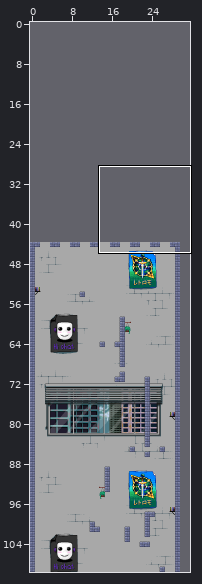
Tiled map (JSON) -- src/tiled/tilemaps/part2.json. Above, an overview of the earlier version with the close-up marked.
Close-up. Earlier state:
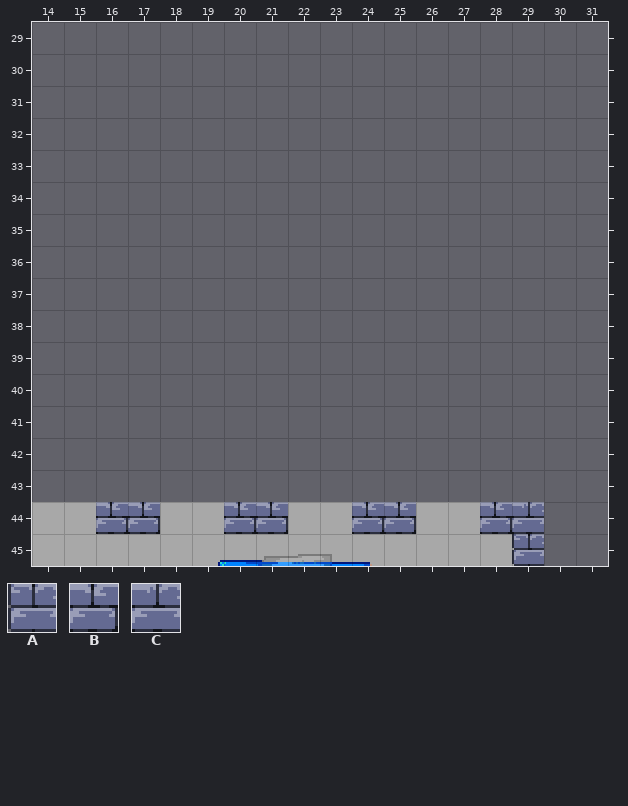
Cells are 16x16 px. Shown: x 14..31, y 29..45. The commit also changed other parts of the map, which this record leaves out. The old version is drawn lined up with the new one.
Key: from "street": A 384, B 952, C 989.
_ is an empty cell.
Layers that did not change in this view are not listed.
Layer "below/foreground" before, first column x 14:
29 __________________
30 __________________
31 __________________
32 __________________
33 __________________
34 __________________
35 __________________
36 __________________
37 __________________
38 __________________
39 __________________
40 __________________
41 __________________
42 __________________
43 __________________
44 __BB__BB__BB__BC__
45 _______________A__
Once edited:
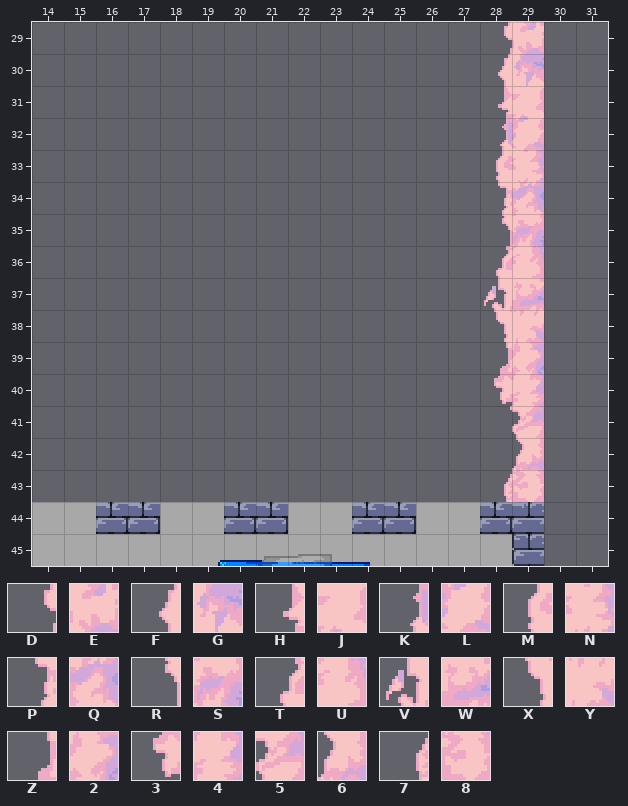
Further tiles: from "clouds": D 270, E 271, F 304, G 305, H 338, J 339, K 372, L 373, M 406, N 407, P 440, Q 441, R 474, S 475, T 508, U 509, V 542, W 543, X 576, Y 577, Z 610, 2 611, 3 644, 4 645, 5 679, 6 713, 7 746, 8 747.
Tiles of an added or newly shown layer are drawn over the layers below it.
The edit:
Changed rows in their new state; . is an unchanged cell.
everything moved by +0,+44 cells (the old picture is shown already moved)
Layer "below/foreground":
first column x 29:
29 E
30 G
31 J
32 L
33 N
34 Q
35 S
36 U
37 W
38 Y
39 2
40 4
41 5
42 6
43 8
Layer "above/front" (added):
first column x 28:
29 D
30 F
31 H
32 K
33 M
34 P
35 R
36 T
37 V
38 X
39 Z
40 3
43 7
Boxes around the changes in both close-ups, in picture pixels (x1, y1, x2, y2):
added: (484, 22, 544, 502)
